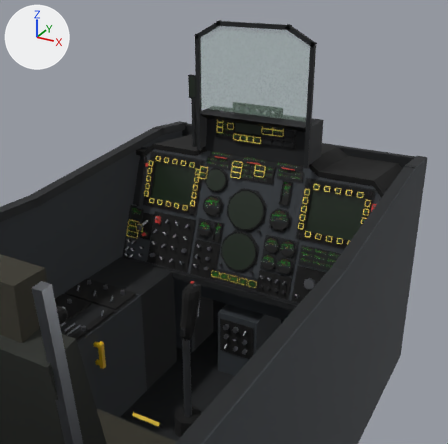
One commit to the glTF model assets/models/cockpit_a10.glb: the scene before it, then after it.
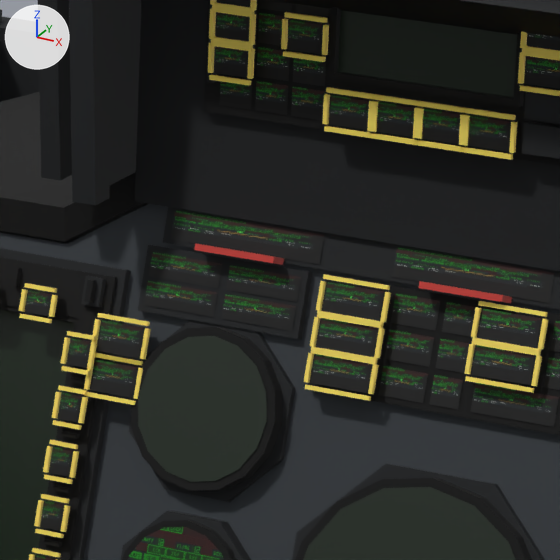
Each version is shown from a 50 mm camera at (0.78, -0.881, 0.305) aimed at (-0.07, 0.664, -0.468), then close up on the part from 42% to 60% of the width and 27% to 45% of the height. Every picture has the same lights, and +X, +Y and +Z are marked at upper left. The first two pictures are the older version. Where no turn or scale is listed for an object, it has been applied to the vertices.
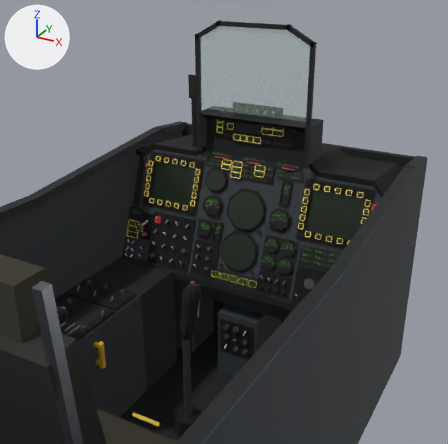
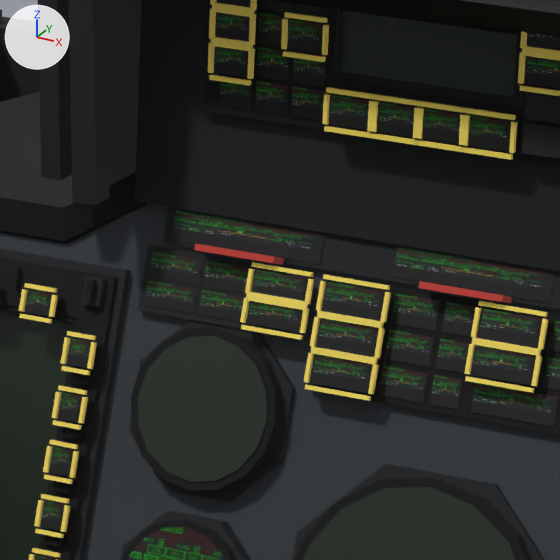
Where the newer file only moved an object's origin or applied its transform, the numbers keep the older frame.

Where the change shows, as pixel boxes (x1, y1, x2, y2) in the close-ups (560 x 560 px):
'atlas.031', moved
    before: (97, 320, 144, 358)
    after: (252, 270, 307, 301)
'atlas.032', moved
    before: (91, 360, 137, 398)
    after: (247, 301, 302, 332)
'atlas.024', moved
    before: (226, 265, 301, 302)
    after: (203, 261, 256, 293)
'atlas.026', moved
    before: (221, 294, 296, 331)
    after: (198, 290, 251, 323)
'highlight.067', moved
    before: (97, 313, 150, 326)
    after: (251, 262, 313, 277)
'highlight.073', moved
    before: (85, 392, 136, 405)
    after: (241, 325, 303, 340)
'highlight.072', moved
    before: (95, 353, 143, 366)
    after: (246, 291, 308, 306)
'highlight.069', moved
    before: (140, 328, 151, 360)
    after: (305, 279, 314, 304)
'highlight.068', moved
    before: (95, 353, 143, 365)
    after: (246, 296, 308, 310)
'highlight.074', moved
    before: (133, 368, 143, 399)
    after: (299, 308, 309, 333)
'highlight.070', moved
    before: (91, 319, 101, 348)
    after: (245, 269, 255, 294)
'highlight.075', moved
    before: (84, 359, 95, 390)
    after: (240, 298, 250, 323)
'dark.130', moved
    before: (104, 320, 150, 359)
    after: (272, 272, 308, 301)
'dark.131', moved
    before: (101, 360, 141, 382)
    after: (299, 310, 303, 332)

Edits to the bpy script that builds the scene:
```text
Change ob_atlas_024:
    ob_atlas_024.location: (-0.1, 0.7211, -0.294) -> (-0.117, 0.7211, -0.294)
Change ob_atlas_026:
    ob_atlas_026.location: (-0.1, 0.7166, -0.3062) -> (-0.117, 0.7166, -0.3062)
Change ob_highlight_067:
    ob_highlight_067.location: (-0.164, 0.7069, -0.317) -> (-0.089, 0.7185, -0.285)
Change ob_highlight_068:
    ob_highlight_068.location: (-0.164, 0.7007, -0.3339) -> (-0.089, 0.7134, -0.2991)
Change ob_highlight_069:
    ob_highlight_069.location: (-0.151, 0.7038, -0.3254) -> (-0.074, 0.7159, -0.2921)
Change ob_highlight_070:
    ob_highlight_070.location: (-0.177, 0.7038, -0.3254) -> (-0.104, 0.7159, -0.2921)
Change ob_atlas_031:
    ob_atlas_031.location: (-0.164, 0.7094, -0.3275) -> (-0.089, 0.7216, -0.2941)
Change ob_dark_130:
    ob_dark_130.location: (-0.164, 0.7094, -0.3275) -> (-0.089, 0.7216, -0.2941)
Change ob_highlight_072:
    ob_highlight_072.location: (-0.164, 0.7007, -0.3339) -> (-0.089, 0.714, -0.2972)
Change ob_highlight_073:
    ob_highlight_073.location: (-0.164, 0.6945, -0.3508) -> (-0.089, 0.7089, -0.3113)
Change ob_highlight_074:
    ob_highlight_074.location: (-0.151, 0.6976, -0.3423) -> (-0.074, 0.7115, -0.3043)
Change ob_highlight_075:
    ob_highlight_075.location: (-0.177, 0.6976, -0.3423) -> (-0.104, 0.7115, -0.3043)
Change ob_atlas_032:
    ob_atlas_032.location: (-0.164, 0.7033, -0.3444) -> (-0.089, 0.7171, -0.3063)
Change ob_dark_131:
    ob_dark_131.location: (-0.164, 0.7033, -0.3444) -> (-0.089, 0.7171, -0.3063)
```
